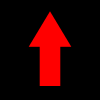
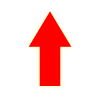
The second w=100, h=100 image is a revision of the first. Changes to its layers:
removed layer "Shape 2" over left=0, top=0, right=100, bottom=100
removed layer "Background" over left=0, top=0, right=100, bottom=100
